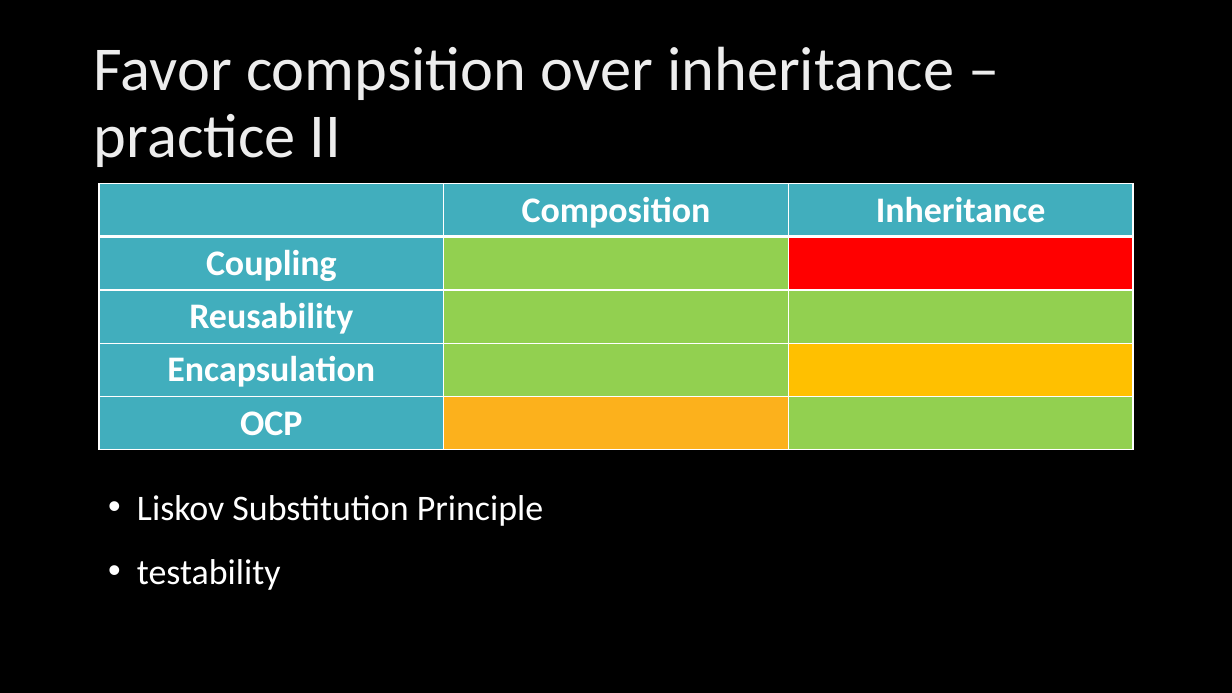
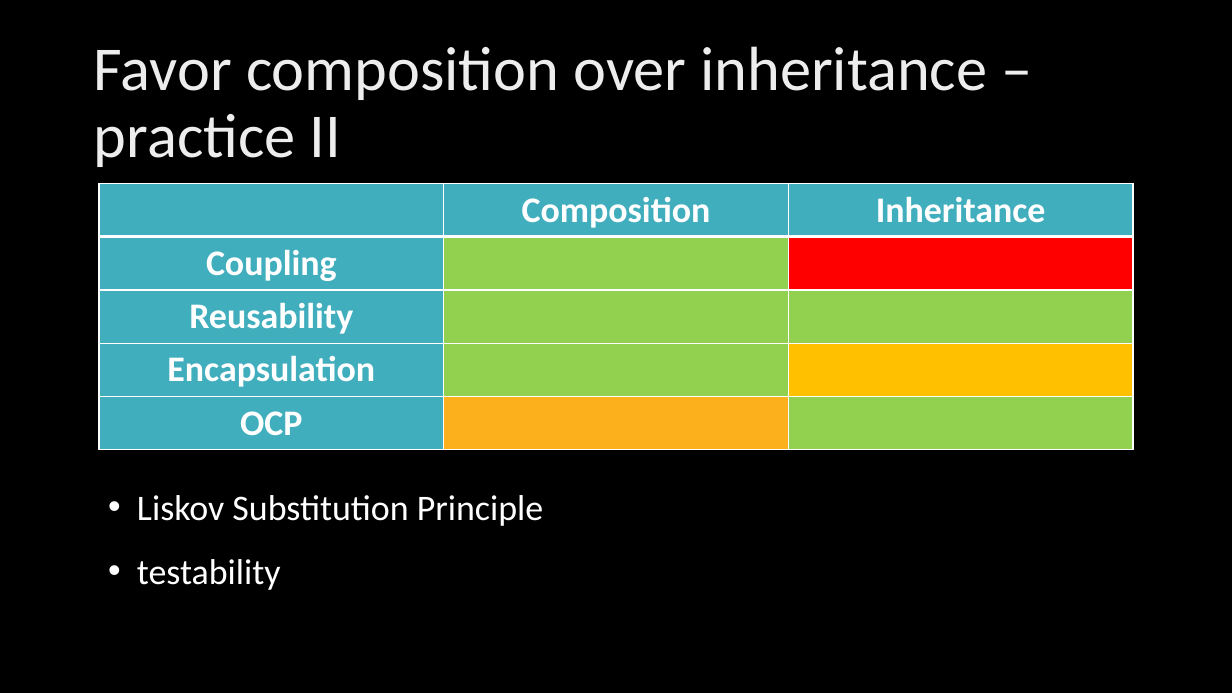
Before and after one commit to KonradGalczynski/Learning, a slide deck: slide 7 of CleanCodeCleanArch/CleanCodeCleanArch.pptx. Drawn at 1232x693 pixels with LibreOffice and Linux fonts; fonts in the diff are those of the drawing; background and template pictures are left out. Boxes give left, top, right and bottom in pixels: in the first picture for what was removed or moved away, otherwise in the second. Text is boxed around its words. In the diff, an @@ line names an element or a change of style, - is before the commit and + after.

Commit message:
clean arch pptx update

```diff
--- a/CleanCodeCleanArch/CleanCodeCleanArch.pptx
+++ b/CleanCodeCleanArch/CleanCodeCleanArch.pptx
@@ title at box(94, 46, 987, 167): text changed @@
-Favor compsition over inheritance – practice II
+Favor composition over inheritance – practice II
```
